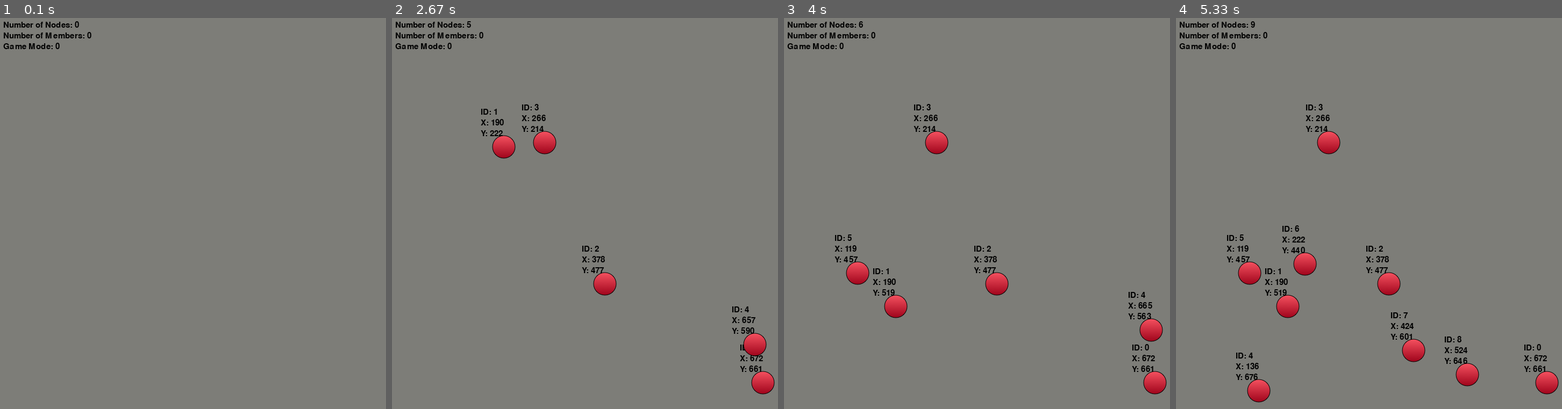
Above: before the commit, frames 1-4 (left to right).
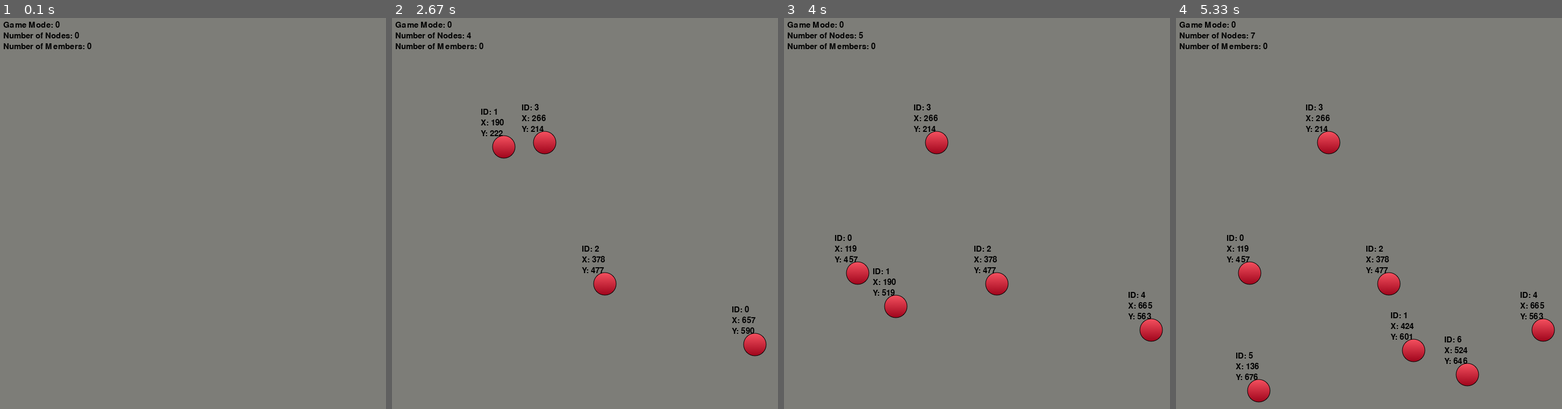
Above: after the commit, the same moments.

Repository: vinnnyr/Vinny-Truss-Solver
Game: pygame game, started from main.py
Same seed, same stepped clock (60 frames per second), same inputs: the game is played once before the commit and once after it. The source is Python 2; it was converted automatically to run under Python 3.
Inputs (mouse positions are in pixels of both pictures, inside the frame that each line leads up to):
- Up to frame 1 (0.1 s): no input
- Up to frame 2 (2.67 s): click (604, 229) at 0.38 s; click "ID: 0" at 0.72 s; click (762, 381) at 1.05 s; click (503, 147) at 1.38 s; click (604, 283) at 1.72 s; click (542, 143) at 2.05 s; click (754, 342) at 2.38 s
- Up to frame 3 (4 s): click (857, 272) at 2.72 s; click (872, 147) at 3.05 s; click (895, 307) at 3.38 s; click (1150, 330) at 3.72 s
- Up to frame 4 (5.33 s): click (1257, 389) at 4.05 s; click (1303, 264) at 4.38 s; click (1411, 350) at 4.72 s; click (1465, 373) at 5.05 s

The runs differ from the first frame. In frame 1, 0.4% of the frame differs, in the area x 0-24%, y 0-8%; in frame 2, 0.8%; in frame 3, 0.9%; in frame 4, 2.1%, in the area x 0-100%, y 0-97%.

Commit message:
Small changes. Still exists bug where ending a member is inconsistent

Diff:
--- a/main.py
+++ b/main.py
@@ -2,6 +2,8 @@
 import math
 import os
 from pygame.locals import *
+
+nodeImg = pygame.image.load('node.png')  # 42px by 42px sprite of a node
 
 
 class Node:
@@ -35,8 +37,9 @@
 
 
 class Member:
-    def __init__(self, startTup):
+    def __init__(self, startTup, _id):
         self.startTup = startTup
+        self.id = _id
         (self.x, self.y) = self.startTup
         self.moving = True
         # print("Member Created")
@@ -44,7 +47,10 @@
     def display(self):
         if self.moving:
             self.moveMode()
-        pygame.draw.line(screen, (100, 100, 110), self.startTup, self.endTup, 21)
+            self.color = (110, 110, 110)
+        else:
+            self.color = (100, 100, 100)
+        pygame.draw.line(screen, self.color, self.startTup, self.endTup, 21)
         # print("Member Drawn")
 
     def moveMode(self):
@@ -53,25 +59,32 @@
         self.endTup = (mouseX, mouseY)
         (self.x, self.y) = self.endTup
 
-def worldLabelDisplay():
-    nodeLengthLabel=myFont.render("Number of Nodes: "+ str(len(nodeList)),2, (0, 0, 0))
-    memberLengthLabel=myFont.render("Number of Members: "+ str(len(memberList)),2, (0, 0, 0))
-    gameModeLabel=myFont.render("Game Mode: "+ str(programMode),2, (0, 0, 0))
 
-    screen.blit(nodeLengthLabel,(10,10))
-    screen.blit(memberLengthLabel,(10,30))
-    screen.blit(gameModeLabel, (10, 50))
+def checkCollide(classList, x, y):
+    var = classList.__class__.__name__
+    if (var != "list"):
+        classList = [classList]
+    list = []
+    for p in classList:
+        if abs(math.hypot(p.x - x, p.y - y)) <= 84:
+            list = list + [p]
+    if len(list) == 0:
+        return None
+    elif (len(list) == 1):
+        var = list[0]
+        return var
+    else:
+        return list
 
 
+def worldLabelDisplay():
+    nodeLengthLabel = myFont.render("Number of Nodes: " + str(len(nodeList)), 2, (0, 0, 0))
+    memberLengthLabel = myFont.render("Number of Members: " + str(len(memberList)), 2, (0, 0, 0))
+    gameModeLabel = myFont.render("Game Mode: " + str(programMode), 2, (0, 0, 0))
 
-def checkCollide(classList, x, y):
-    var=classList.__class__.__name__
-    if(var!="list"):
-        classList=[classList]
-    for p in classList:
-        if math.hypot(p.x - x, p.y - y) <= 50:
-            return p
-    return None
+    screen.blit(gameModeLabel, (10, 10))
+    screen.blit(nodeLengthLabel, (10, 30))
+    screen.blit(memberLengthLabel, (10, 50))
 
 
 def nodeBuilder():
@@ -82,26 +95,42 @@
         nodeList.append(Node((mouseX - 21, mouseY - 21), nodeListLength))
         # print("New node added")
     else:
-        collidedNode.moving = not collidedNode.moving
-        indexToDel = nodeList.index(collidedNode)
+        if not checkCollide(memberList, mouseX, mouseY):
+            collidedNode.moving = not collidedNode.moving
+            indexToDel = nodeList.index(collidedNode)
         if collidedNode.moving:
             return indexToDel
         return None
 
 
 def memberBuilder():
+    def snapNode():
+        nodeInInterest = memberSnapToNode(Member((mouseX, mouseY), len(memberList)))
+        if nodeInInterest:
+            print("Collided with: " + nodeInInterest.__class__.__name__ + " " + str(nodeInInterest.id))
+            return nodeInInterest
+        return False
+
     collidedMember = checkCollide(memberList, mouseX, mouseY)
     if not collidedMember:
-        nodeInInterest = memberSnapToNode(Member((mouseX - 21, mouseY - 21)))
+        nodeInInterest = snapNode()
         if nodeInInterest:
-            print("Collided with: " + nodeInInterest.__class__.__name__ + " " + str(nodeInInterest.id))
-            memberList.append(Member((nodeInInterest.x + 21, nodeInInterest.y + 21)))
+            print("start^")
+            memberList.append(Member((nodeInInterest.x + 21, nodeInInterest.y + 21), len(memberList)))
     else:
-        collidedMember.moving = not collidedMember.moving
-        memToDel = memberList.index(collidedMember)
-        if collidedMember.moving:
-            return memToDel
-        return None
+        if collidedMember.__class__.__name__ == "list":
+            if (len(collidedMember) > 1):
+                collidedMember = collidedMember[0]
+        memb = checkCollide(memberList, mouseX, mouseY)
+        if memb:
+            if collidedMember.moving:
+                nodeInInterest = snapNode()
+                if nodeInInterest:
+                    print"end^"
+                    collidedMember.moving = not collidedMember.moving
+                    # memToDel = memberList.index(collidedMember)
+                    # return memToDel
+                    # return None
 
 
 def memberSnapToNode(memberToCheck):
@@ -131,7 +160,6 @@
 
 done = False
 checkForDelete = False
-nodeImg = pygame.image.load('node.png')  # 42px by 42px sprite of a node
 
 while not done:
     (mouseX, mouseY) = pygame.mouse.get_pos()  # Global Variables mouseX and mouseY
Not shown, added: main.pyc
